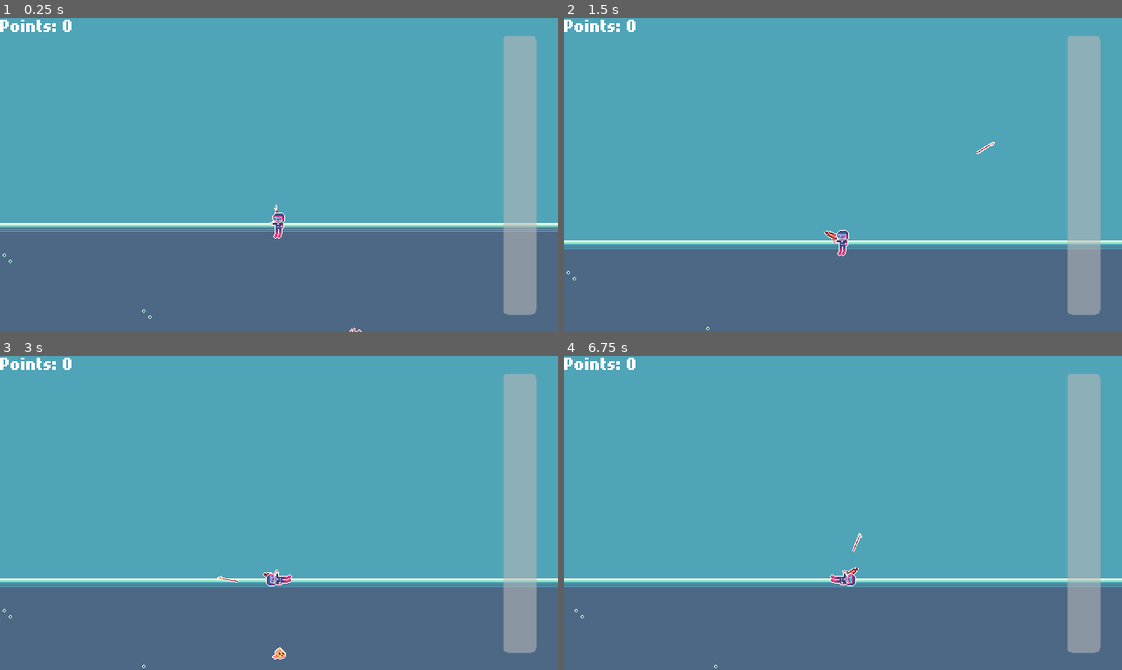
Above: before the commit, frames 1-4 (two rows, left to right).
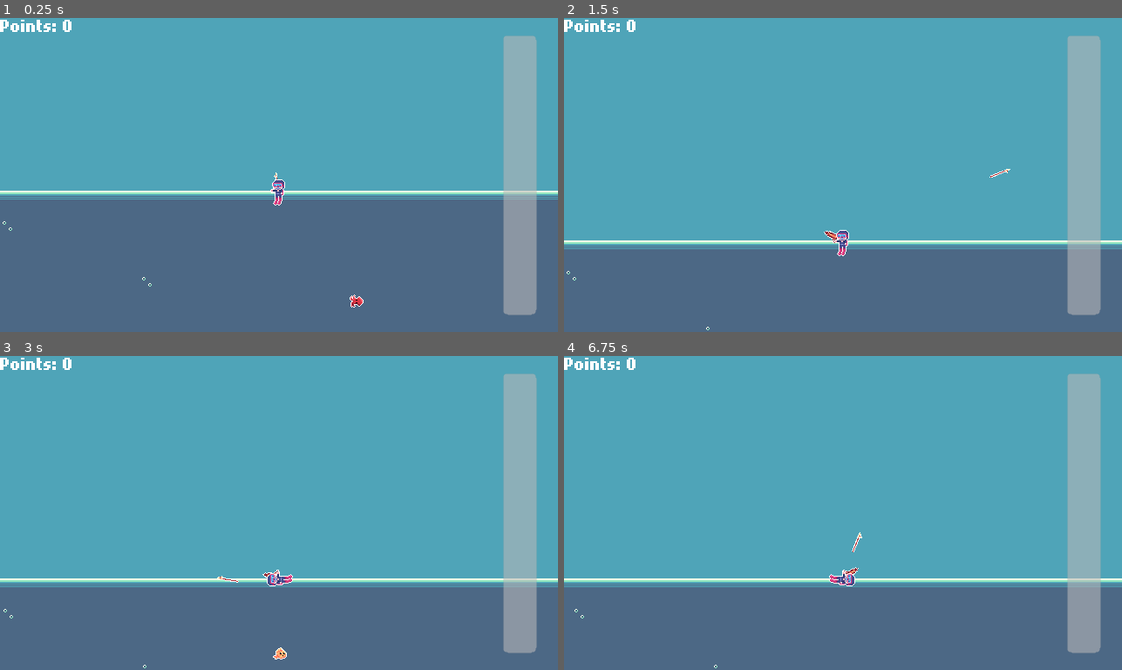
Above: after the commit, the same moments.

Repository: SeenicRoot/spearfishing-game
Game: Godot game, scene res://main.tscn
Same seed, same stepped clock (60 frames per second), same inputs: the game is played once before the commit and once after it.
Inputs (mouse positions are in pixels of both pictures, inside the frame that each line leads up to):
- Up to frame 1 (0.25 s): no input
- Up to frame 2 (1.5 s): move the mouse to (965, 159) at 0.52 s; press the mouse at (965, 159) at 0.53 s; hold Right (ui_right) 0.53-1.28 s; move the mouse to (731, 190) at 1.27 s; release the mouse at (731, 190) at 1.28 s; hold Down (ui_down) from 1.28 s (still down); click (731, 190) at 1.35 s
- Up to frame 3 (3 s): move the mouse to (334, 443) at 2.02 s; release Down (ui_down) at 2.03 s; press the mouse at (334, 443) at 2.03 s; hold Right (ui_right) 2.03-2.78 s; move the mouse to (251, 575) at 2.77 s; release the mouse at (251, 575) at 2.78 s; hold Space (accelerate) from 2.78 s (still down); click (251, 575) at 2.85 s
- Up to frame 4 (6.75 s): move the mouse to (1010, 560) at 3.52 s; release Space (accelerate) at 3.53 s; press the mouse at (1010, 560) at 3.53 s; hold Left (ui_left) 3.53-5.03 s; move the mouse to (675, 465) at 4.27 s; release the mouse at (675, 465) at 4.28 s; click (675, 465) at 4.35 s; tap Enter at 5 s; move the mouse to (870, 513) at 5.02 s; press the mouse at (870, 513) at 5.03 s; hold Down (ui_down) 5.03-5.78 s; move the mouse to (759, 434) at 5.77 s; release the mouse at (759, 434) at 5.78 s; hold Right (ui_right) 5.78-6.53 s; click (759, 434) at 5.85 s; move the mouse to (965, 497) at 6.52 s; press the mouse at (965, 497) at 6.53 s; hold Space (accelerate) from 6.53 s (still down)

The runs differ from the first frame. In frame 1, 12% of the frame differs, in the area x 0-100%, y 49-100%; in frame 2, less than 0.1%; in frame 3, 0.2%; in frame 4, 0.1%.

Commit message:
Make camera smoother

Diff:
--- a/main.gd
+++ b/main.gd
@@ -7,13 +7,15 @@
 
 var game_running: bool = false
 var show_surface: bool = true
-var max_depth: float = 0
+var max_depth: float = 0.0
 
 var total_points: int
 var dive_points: int:
 	set(val):
 		dive_points = val
 		dive_points_display.text = "Points: " + str(dive_points)
+var camera_follow_player: bool = true
+var camera_offset_y: float = 0.0
 
 @onready var game_ui: Control = %GameUI
 @onready var world: Node2D = %World
@@ -36,11 +38,18 @@
 
 
 func follow_camera_to_player() -> void:
-	if not show_surface:
-		world_camera.global_position = player.global_position
+	world_camera.global_position.x = player.global_position.x
+	if not player.is_surfaced:
+		world_camera.global_position.y = player.global_position.y + camera_offset_y
+
+func change_camera_view() -> void:
+	if player.is_surfaced:
+		var tween := create_tween()
+		tween.tween_property(world_camera, "position:y", CAMERA_SURFACE_OFFSET_Y, 1)
 	else:
-		world_camera.global_position.x = player.global_position.x
-		world_camera.global_position.y = CAMERA_SURFACE_OFFSET_Y
+		var y_distance := world_camera.global_position.y - player.global_position.y
+		var tween := create_tween()
+		tween.tween_property(self, "camera_offset_y", 0.0, 1).from(y_distance)
 
 
 func start_game() -> void:
@@ -75,11 +84,11 @@
 		if not depth_meter.visible:
 			depth_meter.modulate.a = 0
 			depth_meter.visible = true
-			var tween := get_tree().create_tween()
+			var tween := create_tween()
 			tween.tween_property(depth_meter, "modulate:a", 1, 2)
 	else:
 		if depth_meter.visible:
-			var tween := get_tree().create_tween()
+			var tween := create_tween()
 			tween.tween_property(depth_meter, "modulate:a", 0, 2)
 			await tween.finished
 			depth_meter.visible = false
@@ -96,6 +105,8 @@
 		total_points += dive_points
 		dive_points = 0
 		max_depth = 0
+		change_camera_view()
+		player.captured_fishes = []
 	else:
 		body.queue_free()
 
@@ -104,6 +115,7 @@
 	if body.name == "Player":
 		player.is_surfaced = false
 		show_surface = false
+		change_camera_view()
 
 func _on_fishes_changed(captured_fishes: Array[Dictionary]) -> void:
 	dive_points = captured_fishes.reduce(func (accum, fish): return accum + fish.value, 0)
--- a/world.tscn
+++ b/world.tscn
@@ -34,7 +34,6 @@
 layer_0/tile_data = PackedInt32Array(-655380, 65536, 1, -589844, 65536, 1, -524308, 65536, 1, -458772, 65536, 1, -39323 …(96847 unchanged characters)…
 
 [node name="Camera2D" type="Camera2D" parent="."]
-position_smoothing_enabled = true
 
 [node name="SurfaceBreakpoint" type="Area2D" parent="."]
 position = Vector2(0, 50)
